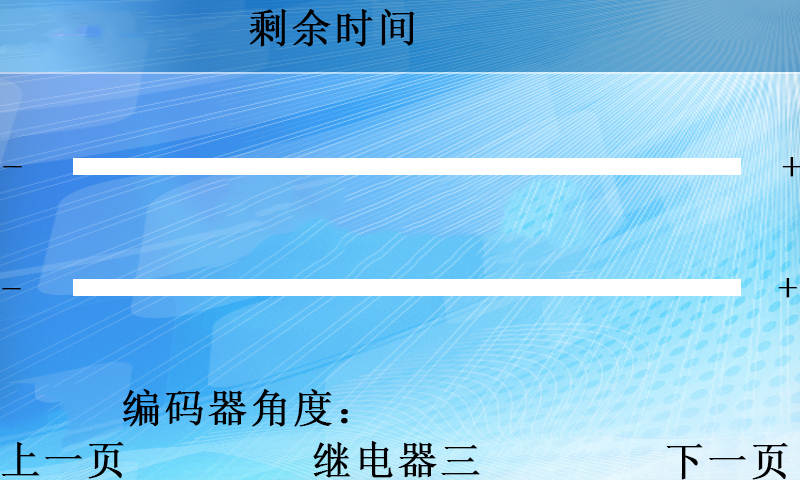
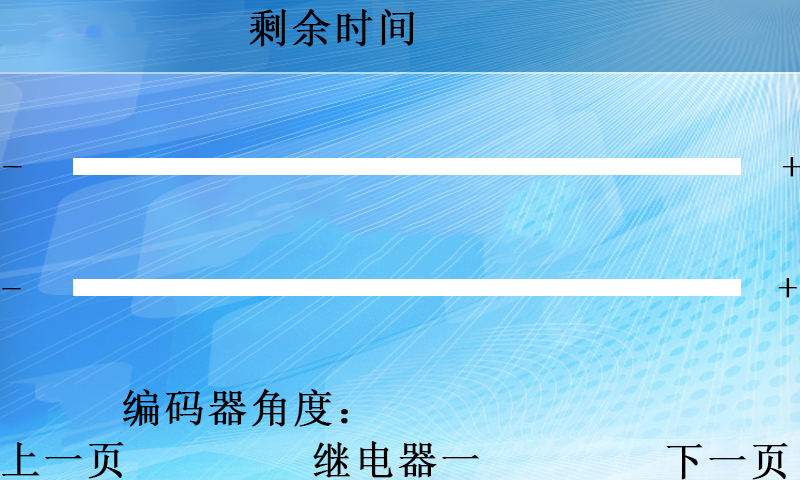
Before/after of a (800, 480) layered artwork. What changed in the layer stack:
showed "继电器一" over left=441, top=445, right=479, bottom=475
hid "继电器三" over left=441, top=445, right=480, bottom=475
